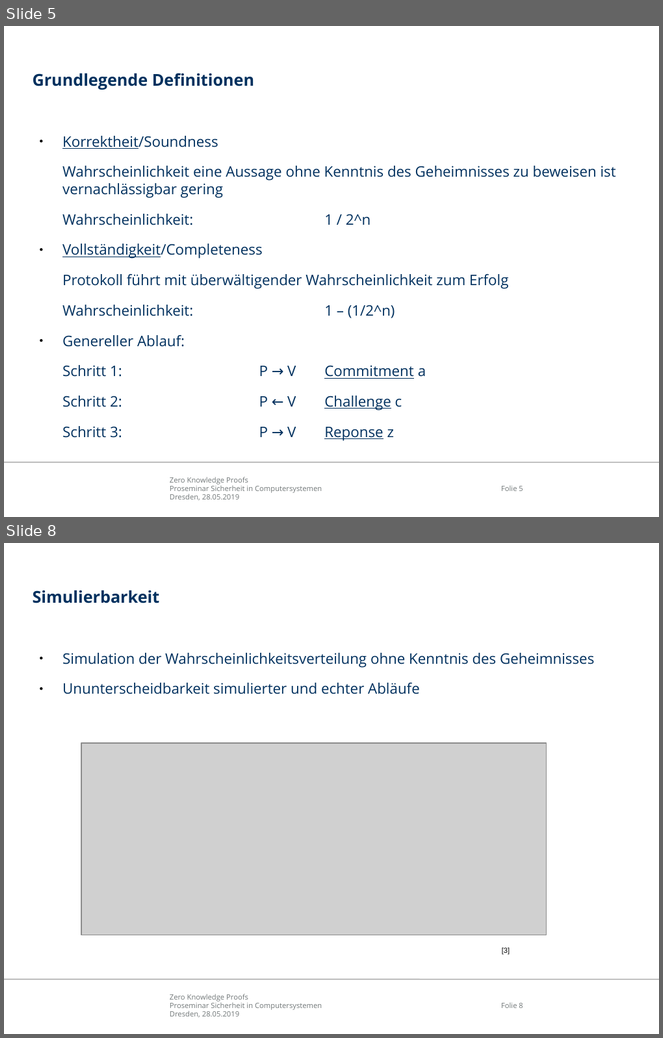
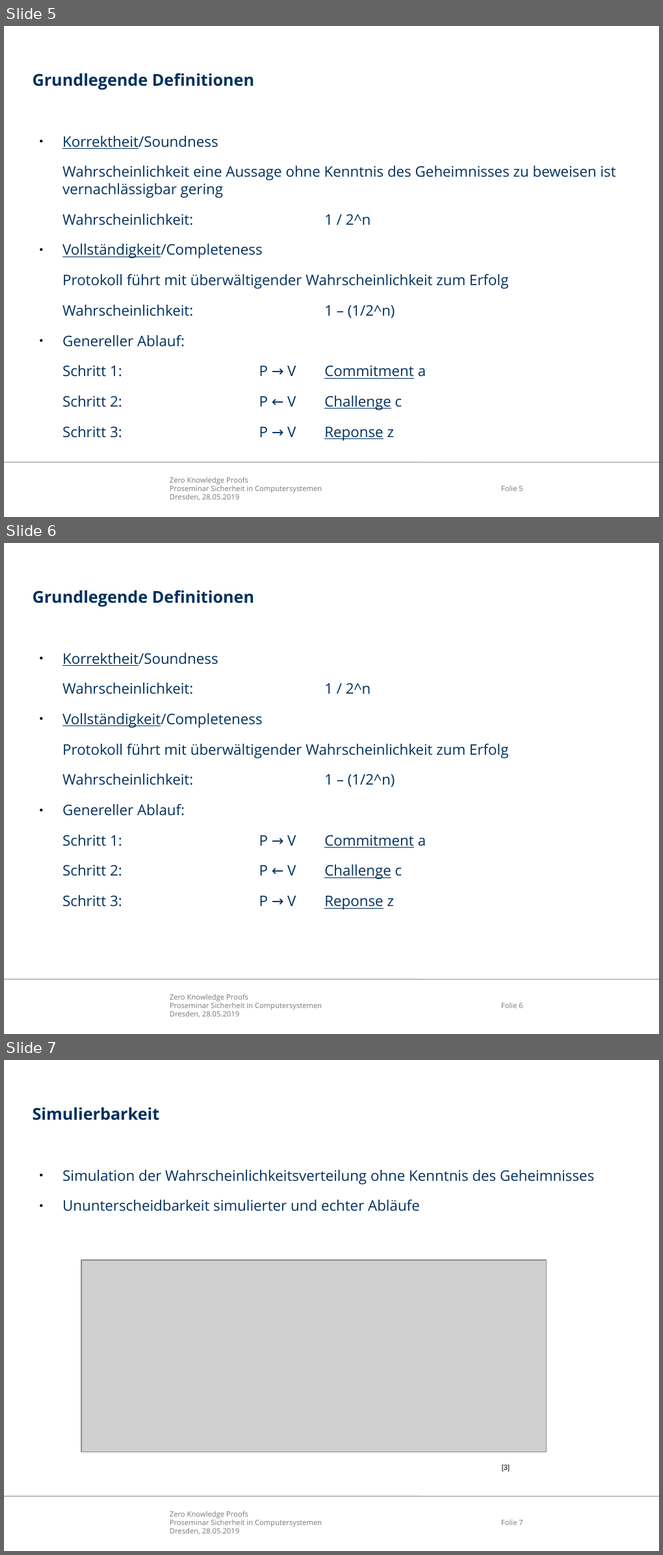
Before and after one commit to mostermann96/Presentations, a slide deck: Zero-Knowledge Proofs/Präsentation/ZKP.odp. Shown one above the other, each under a label of ours: slides 5 and 8 before the commit, slides 5, 6 and 7 after it; the slides between them are not shown. The pictures are 663x1038 and 663x1555 pixels, drawn with LibreOffice and Linux fonts; fonts in the diff are those of the drawing; grey boxes stand for pictures; background and template pictures are left out. Boxes give left, top, right and bottom in pixels: in the first picture for what was removed or moved away, otherwise in the second. Text is boxed around its words. In the diff, an @@ line names an element or a change of style, - is before the commit and + after.

```diff
--- a/Zero-Knowledge Proofs/Präsentation/ZKP.odp
+++ b/Zero-Knowledge Proofs/Präsentation/ZKP.odp
@@ slide 6 added at [4,543,659,1034], background #FFFFFF; not listed: 3 template elements that a slide beside it also shows @@
@@ title added at [33,590,254,607], 18 pt, text #00305E, bold @@
+Grundlegende Definitionen
@@ text added at [62,653,508,910], 16 pt, text #00305E @@
+● Korrektheit/Soundness
+Wahrscheinlichkeit: 1 / 2^n
+● Vollständigkeit/Completeness
+Protokoll führt mit überwältigender Wahrscheinlichkeit zum Erfolg
+Wahrscheinlichkeit: 1 – (1/2^n)
+● Genereller Ablauf:
+Schritt 1: P → V Commitment a
+Schritt 2: P ← V Challenge c
+Schritt 3: P → V Reponse z
@@ what was slide 8 is now slide 7 @@
@@ page number at [501,1520,523,1525]: text changed @@
-Folie 8
+Folie 7
```
Also in this commit, not shown: 2 slides changed, 2 other files.
